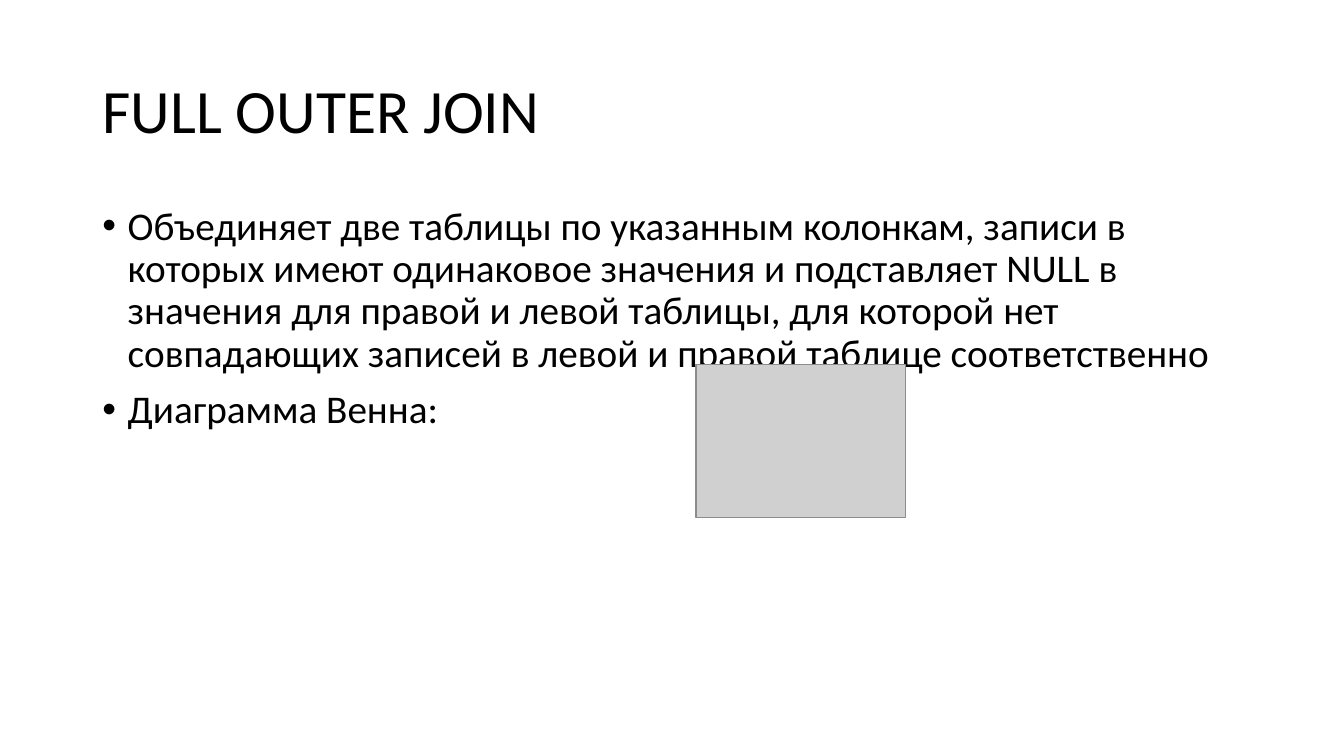
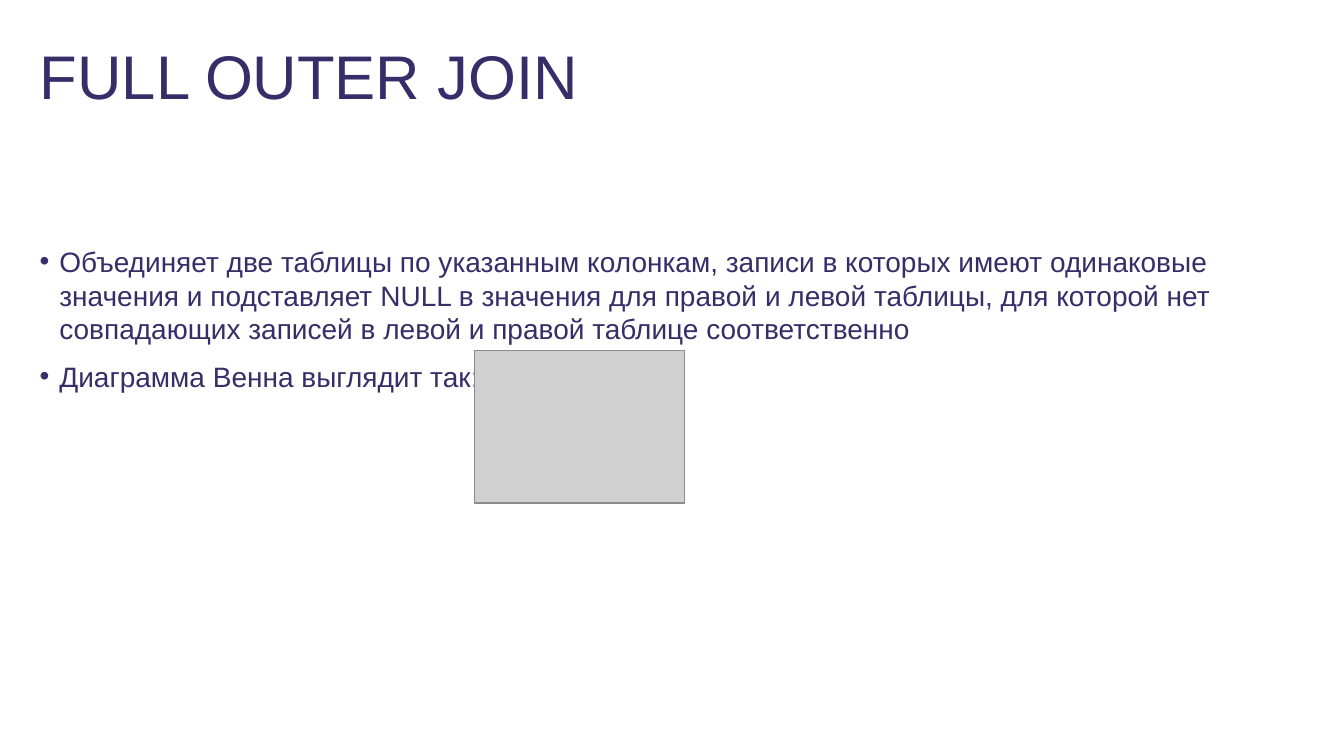
Before and after one commit to dmitriykuptsov/SQL, a slide deck: slide 40 of sql.pptx (slide 31 before the commit). Drawn at 1344x756 pixels with LibreOffice and Linux fonts; fonts in the diff are those of the drawing; grey boxes stand for pictures; background and template pictures are left out. Boxes give left, top, right and bottom in pixels: in the first picture for what was removed or moved away, otherwise in the second. Text is boxed around its words. In the diff, an @@ line names an element or a change of style, - is before the commit and + after.

```diff
--- a/sql.pptx
+++ b/sql.pptx
@@ title "FULL OUTER JOIN": place and size @@
-title "FULL OUTER JOIN" at (102,93,539,134)
+title "FULL OUTER JOIN" at (40,56,577,100)
@@ title "FULL OUTER JOIN" at (40,56,577,100): font Calibri to Arial, text colour #000000 to #372D68; line spacing 0.9 to 1; vertical alignment middle to top @@
@@ text at (59,251,1210,392): text changed; size 28 to 20 pt; font Calibri to Arial; text colour #000000 to #372D68 @@
-• Объединяет две таблицы по указанным колонкам, записи в которых имеют одинаковое значения и подставляет NULL в значения для правой и левой таблицы, для которой нет совпадающих записей в левой и правой таблице соответственно
-• Диаграмма Венна:
+• Объединяет две таблицы по указанным колонкам, записи в которых имеют одинаковые значения и подставляет NULL в значения для правой и левой таблицы, для которой нет совпадающих записей в левой и правой таблице соответственно
+• Диаграмма Венна выглядит так:
@@ picture: place and size @@
-picture at (697,365,906,517)
+picture at (475,351,685,503)
```
Also in this commit, not shown: 57 other slides changed, 7 slides added, 7 slides removed, 3 other files.
